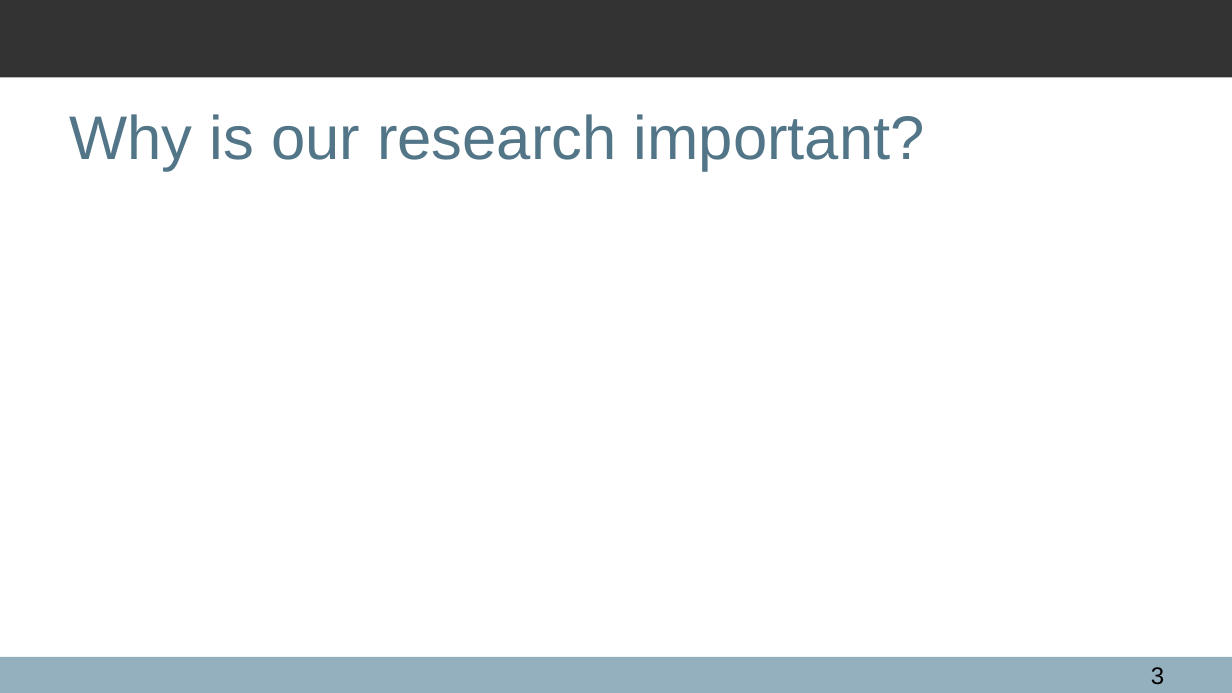
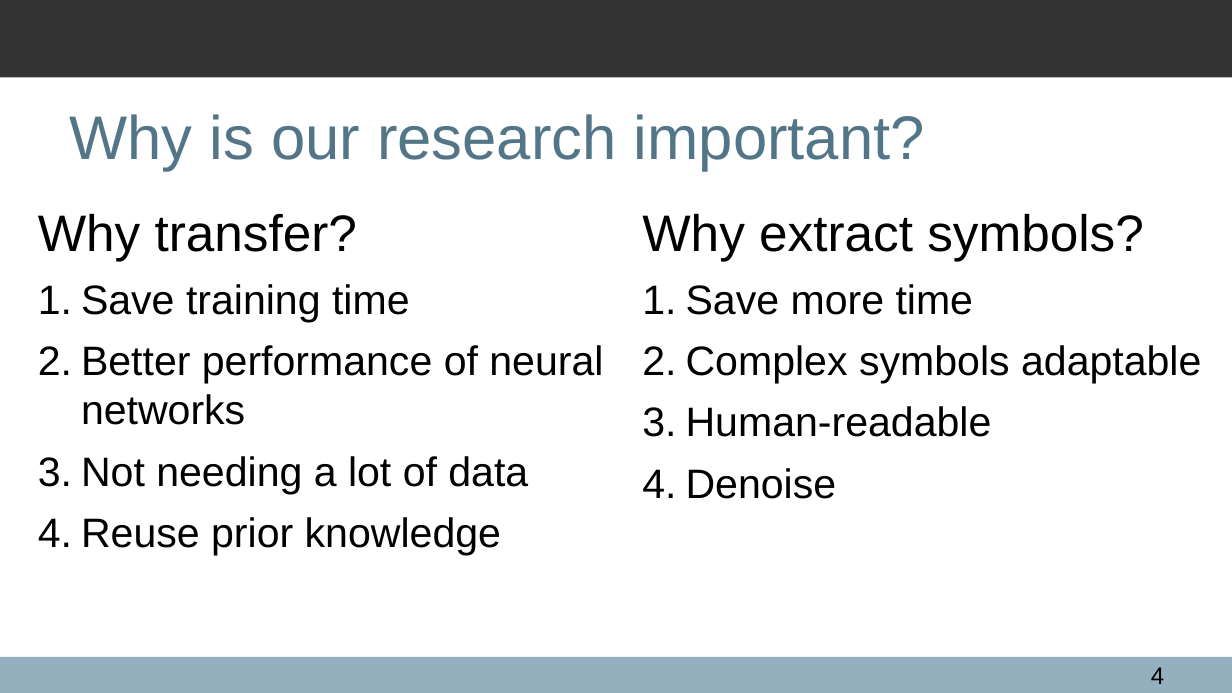
Before and after one commit to zishanqin/Symbolic-transfer, a slide deck: slide 4 of lecture presentation slide.pptx (slide 3 before the commit). Drawn at 1232x693 pixels with LibreOffice and Linux fonts; fonts in the diff are those of the drawing; background and template pictures are left out. Boxes give left, top, right and bottom in pixels: in the first picture for what was removed or moved away, otherwise in the second. Text is boxed around its words. In the diff, an @@ line names an element or a change of style, - is before the commit and + after.

```diff
--- a/lecture presentation slide.pptx
+++ b/lecture presentation slide.pptx
@@ text added at [38,213,603,555], 24 pt, text #000000 @@
+Why transfer?
+1. Save training time
+2. Better performance of neural networks
+3. Not needing a lot of data
+4. Reuse prior knowledge
@@ text added at [642,213,1201,499], 24 pt, text #000000 @@
+Why extract symbols?
+1. Save more time
+2. Complex symbols adaptable
+3. Human-readable
+4. Denoise
@@ page number at [1151,667,1164,684]: text changed @@
-3
+4
```
Also in this commit, not shown: 1 other slide changed.
